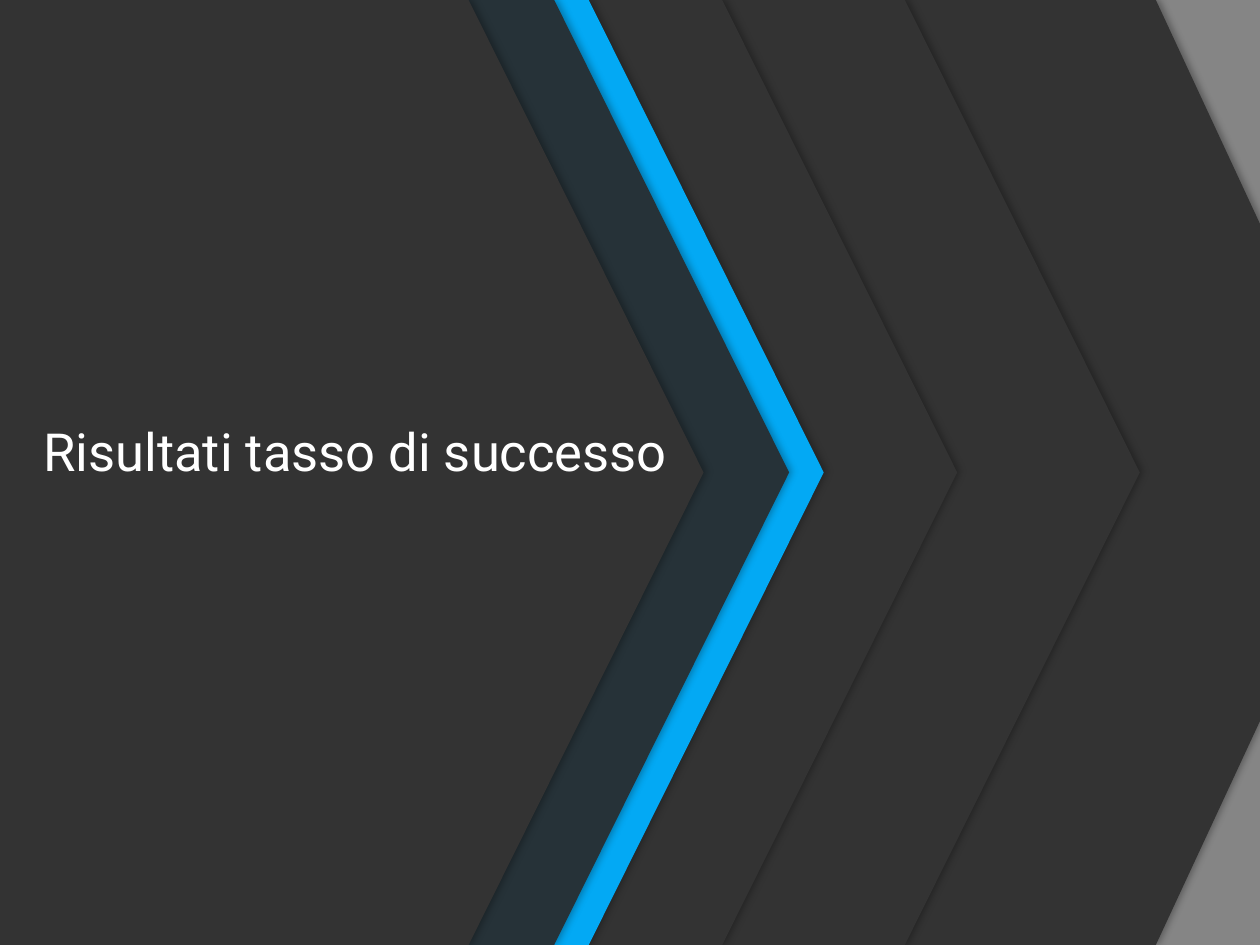
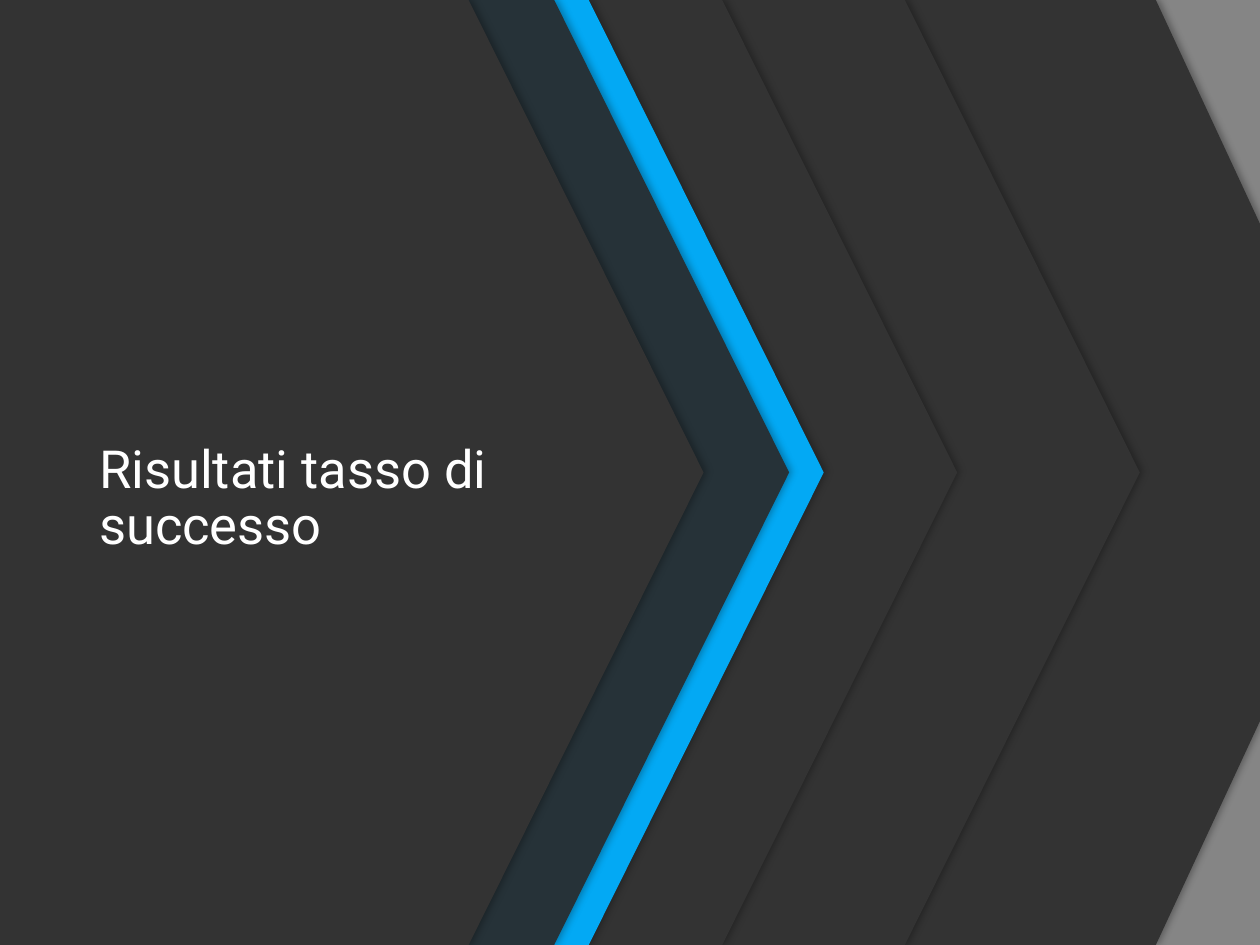
Before and after one commit to espositoandrea/ReportIUM, a slide deck: slide 10 of presentation/Presentazione IUM.pptx (slide 8 before the commit). Drawn at 1260x945 pixels with LibreOffice and Linux fonts; fonts in the diff are those of the drawing. Boxes give left, top, right and bottom in pixels: in the first picture for what was removed or moved away, otherwise in the second. Text is boxed around its words. In the diff, an @@ line names an element or a change of style, - is before the commit and + after.

```diff
--- a/presentation/Presentazione IUM.pptx
+++ b/presentation/Presentazione IUM.pptx
@@ title "Risultati tasso di successo" rewrapped from <box>43,431,667,472</box> to <box>99,448,486,545</box> @@
```
Also in this commit, not shown: 11 other slides changed, 2 other files.
